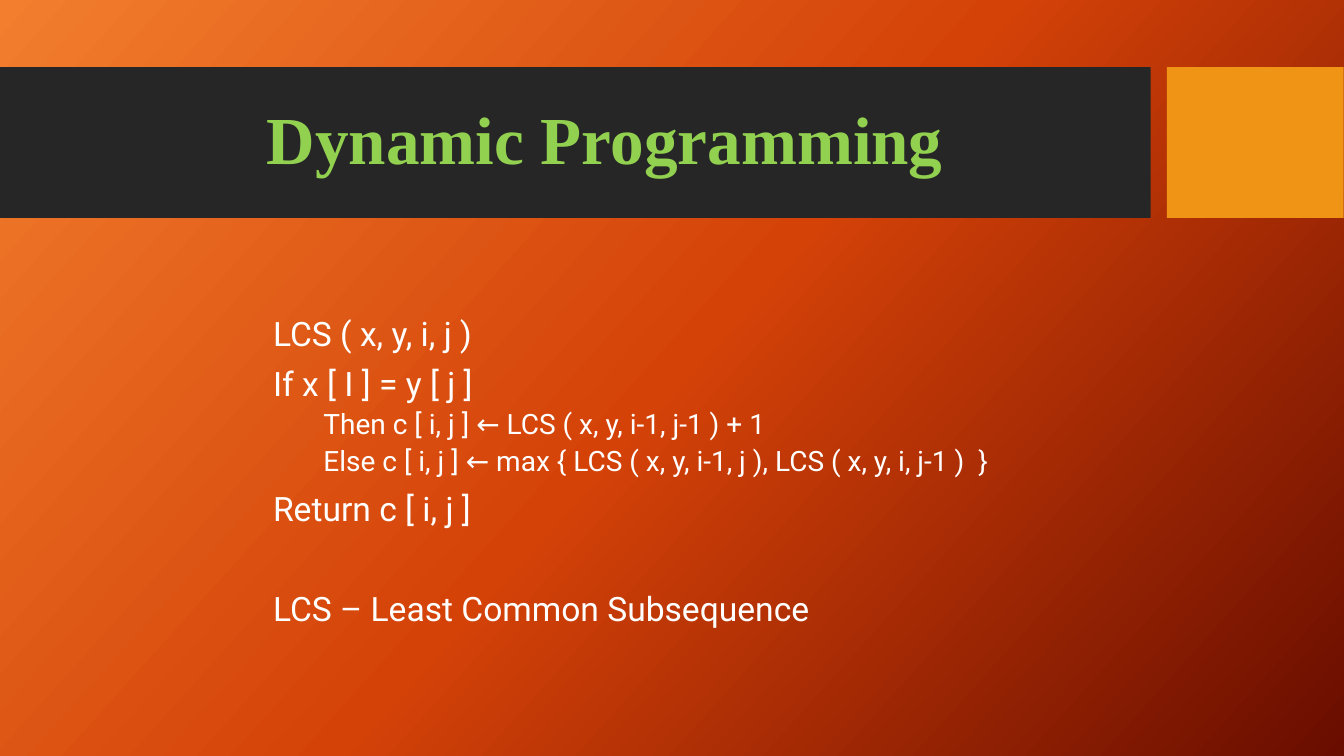
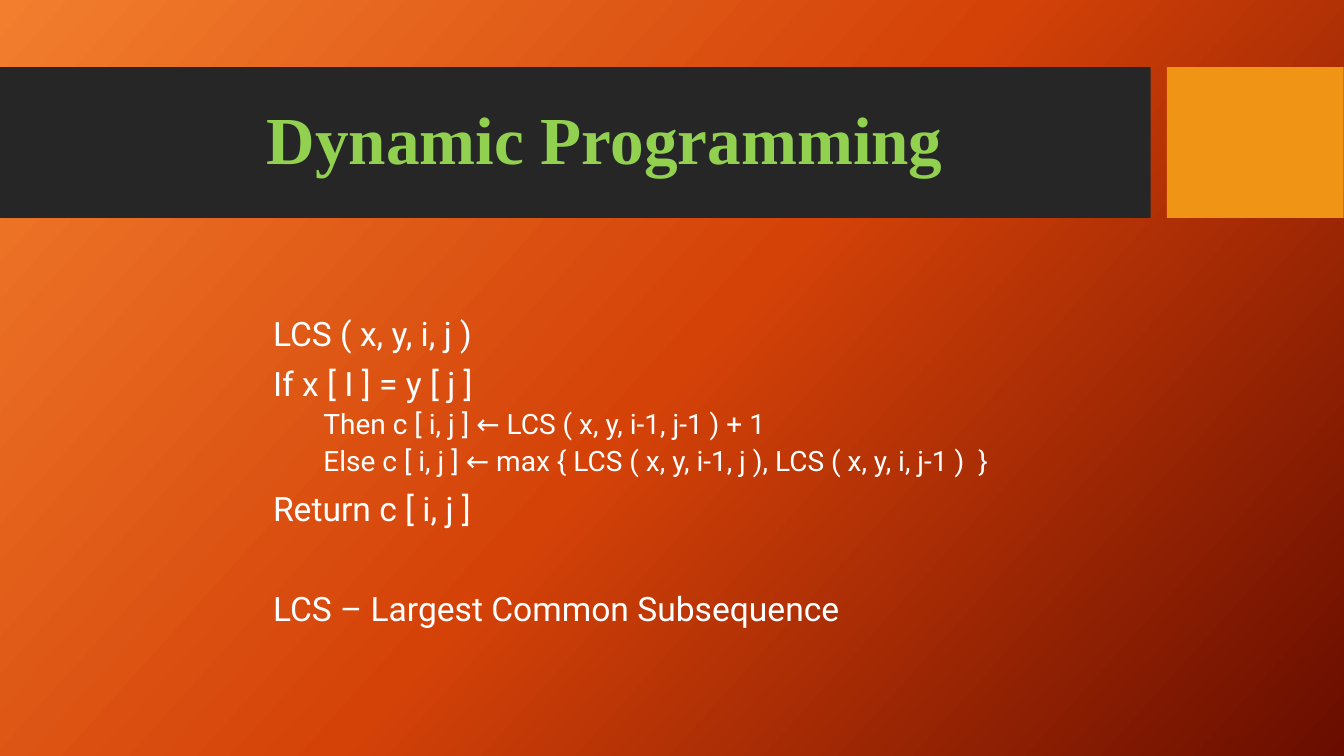
Before and after one commit to jschutkeker/AI_Cheat_Sheet, a slide deck: slide 8 of AI_Cheat_Sheet.pptx. Drawn at 1344x756 pixels with LibreOffice and Linux fonts; fonts in the diff are those of the drawing; background and template pictures are left out. Boxes give left, top, right and bottom in pixels: in the first picture for what was removed or moved away, otherwise in the second. Text is boxed around its words. In the diff, an @@ line names an element or a change of style, - is before the commit and + after.

```diff
--- a/AI_Cheat_Sheet.pptx
+++ b/AI_Cheat_Sheet.pptx
@@ text at [273,595,839,628]: text changed @@
-LCS – Least Common Subsequence
+LCS – Largest Common Subsequence
```
Also in this commit, not shown: 2 other slides changed, 3 slides added.
